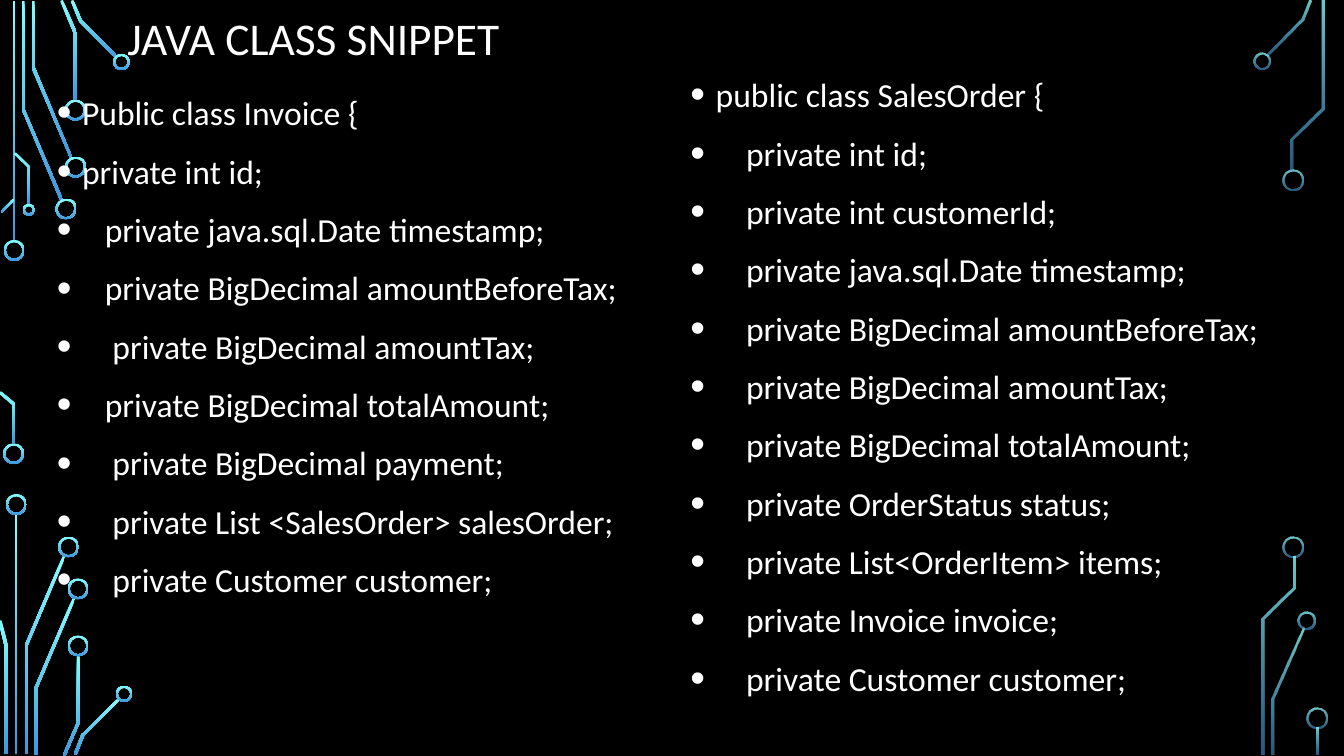
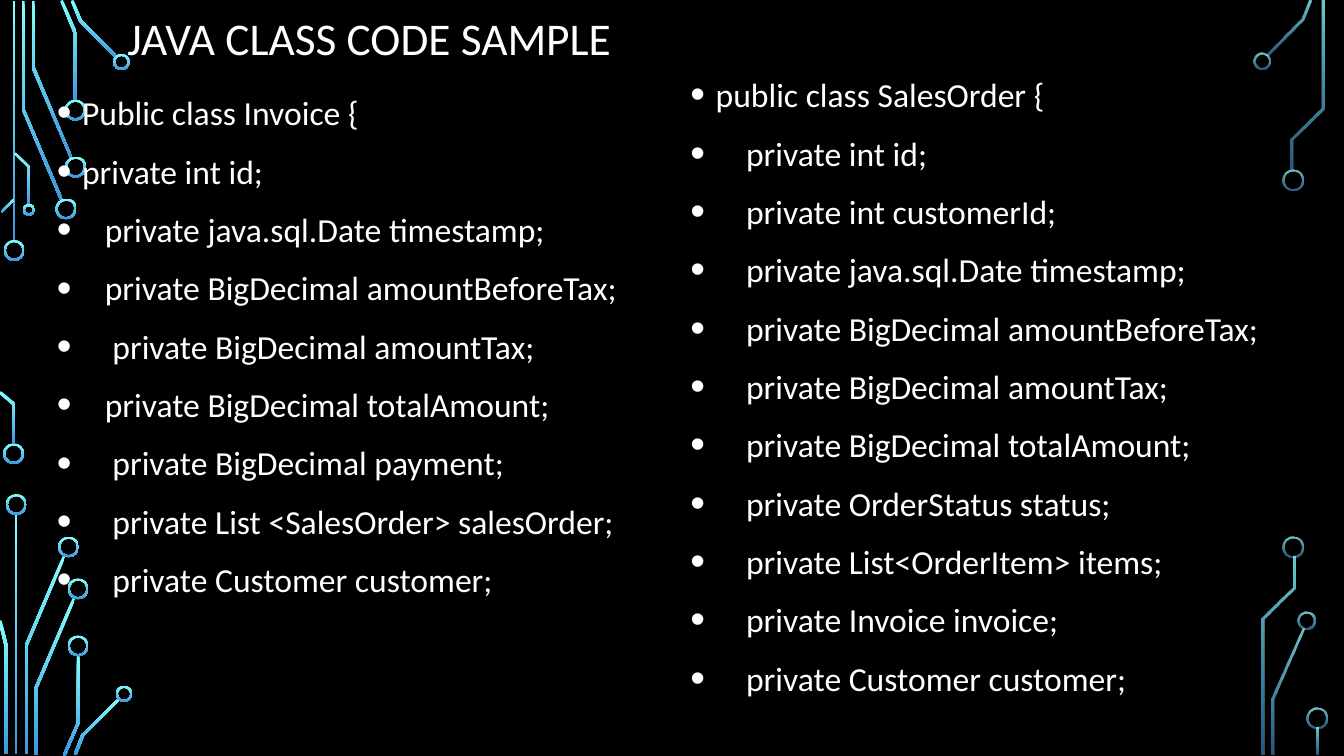
Before and after one commit to zdf22018/project_sales_order_invoicing, a slide deck: slide 10 of Sales Order and invoicing – desktop program.pptx (slide 8 before the commit). Drawn at 1344x756 pixels with LibreOffice and Linux fonts; fonts in the diff are those of the drawing; background and template pictures are left out. Boxes give left, top, right and bottom in pixels: in the first picture for what was removed or moved away, otherwise in the second. Text is boxed around its words. In the diff, an @@ line names an element or a change of style, - is before the commit and + after.

```diff
--- a/Sales Order and invoicing – desktop program.pptx
+++ b/Sales Order and invoicing – desktop program.pptx
@@ title at box(127, 25, 611, 66): text changed @@
-JAVA CLASS SNIPPET
+JAVA CLASS CODE SAMPLE
```
Also in this commit, not shown: 7 other slides changed, 7 slides added, 2 slides removed, 20 other files.
